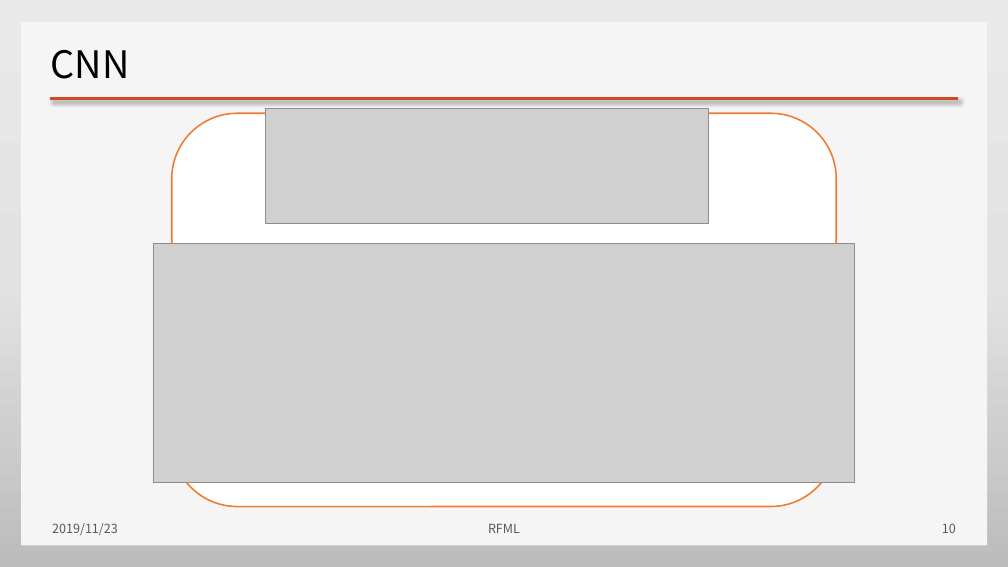
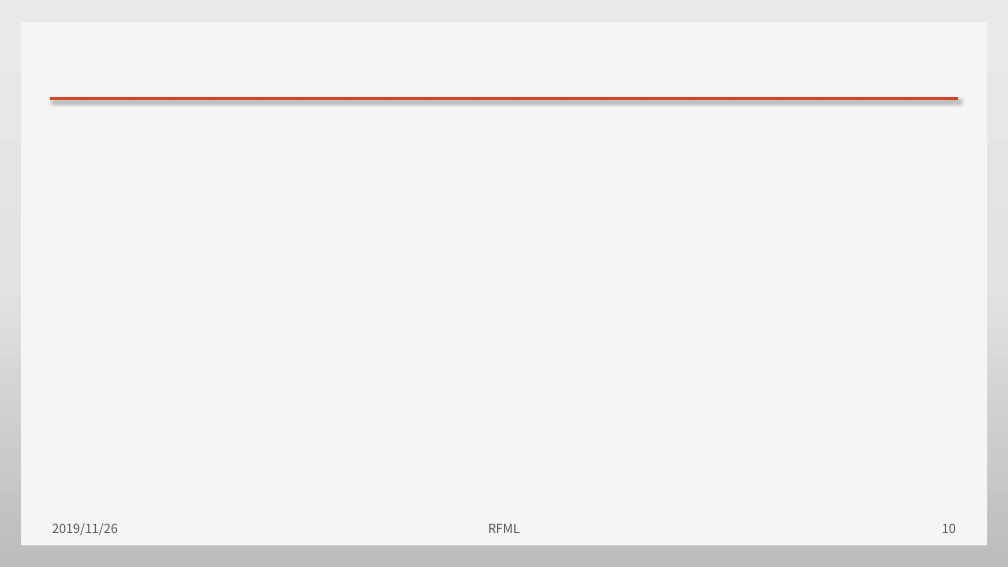
Before and after one commit to HAL-42/RFML, a slide deck: slide 10 of doc/RFML_1109.pptx. Drawn at 1008x567 pixels with LibreOffice and Linux fonts; fonts in the diff are those of the drawing; grey boxes stand for pictures; background and template pictures are left out. Boxes give left, top, right and bottom in pixels: in the first picture for what was removed or moved away, otherwise in the second. Text is boxed around its words. In the diff, an @@ line names an element or a change of style, - is before the commit and + after.

```diff
--- a/doc/RFML_1109.pptx
+++ b/doc/RFML_1109.pptx
@@ title removed at (x1=51, y1=50, x2=130, y2=79) @@
-CNN
@@ rounded rectangle removed at (x1=172, y1=113, x2=836, y2=507) @@
@@ picture removed at (x1=265, y1=109, x2=709, y2=223) @@
@@ picture removed at (x1=154, y1=243, x2=855, y2=482) @@
@@ text at (x1=52, y1=523, x2=118, y2=535): text changed @@
-2019/11/23
+2019/11/26
```
Also in this commit, not shown: 13 other slides changed, 1 other file.
